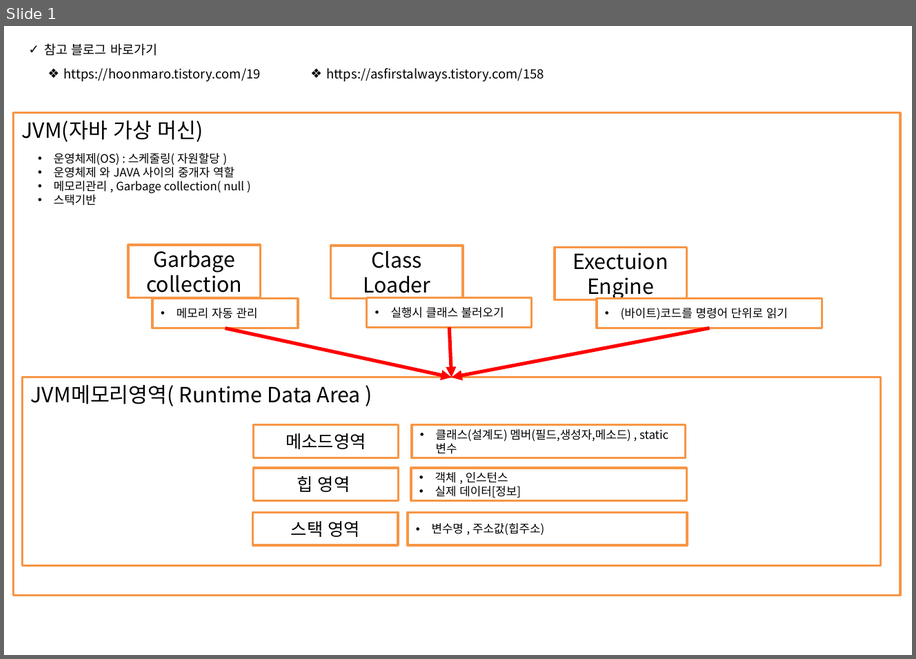
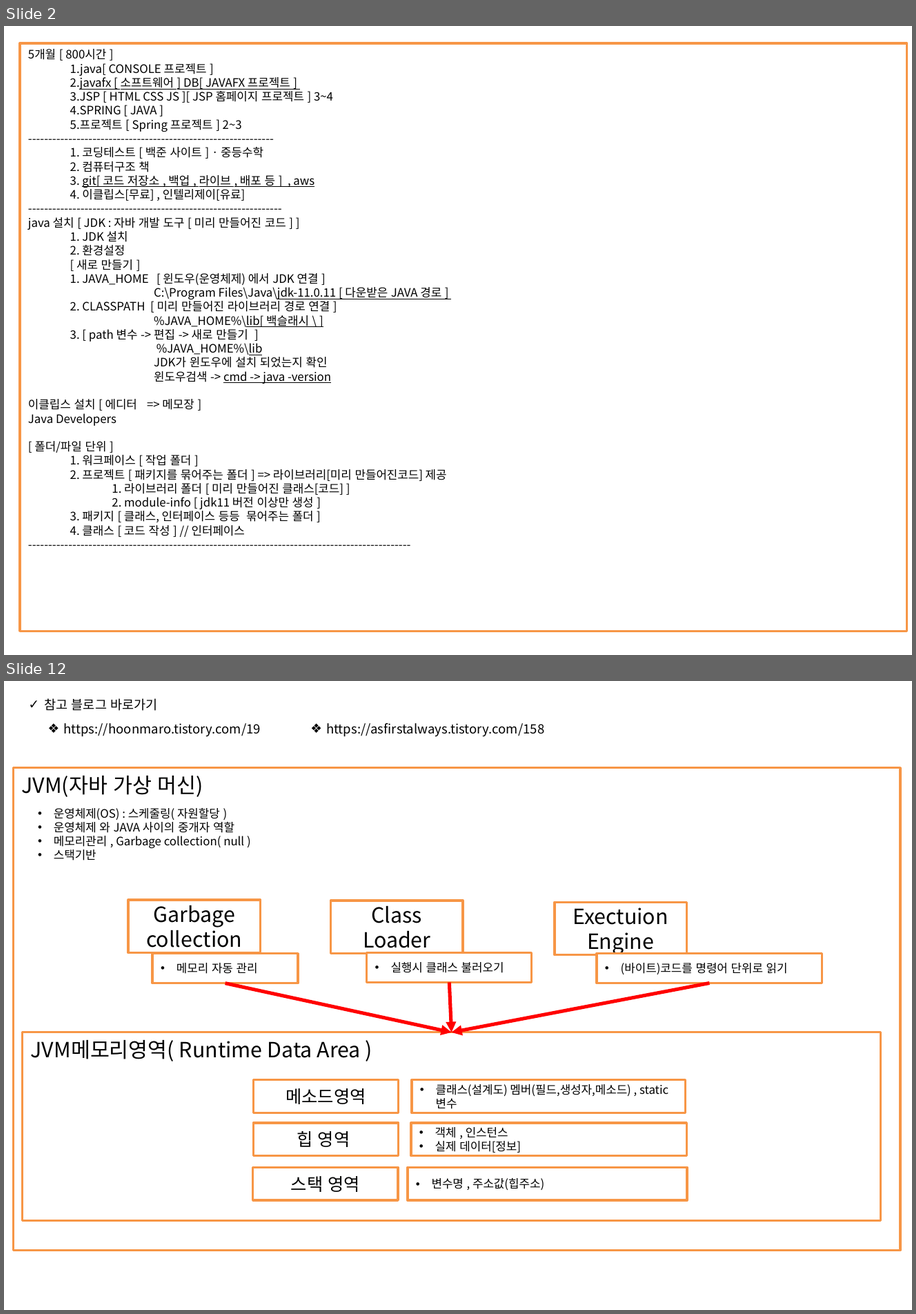
Before and after one commit to kth0027/ezen_kth, a slide deck: Study_Revise/JAVA-PPT/JAVA정리.pptx. Shown one above the other, each under a label of ours: slide 1 before the commit, slides 2 and 12 after it; the slides between them are not shown. The pictures are 916x659 and 916x1314 pixels, drawn with LibreOffice and Linux fonts; fonts in the diff are those of the drawing. Boxes give left, top, right and bottom in pixels: in the first picture for what was removed or moved away, otherwise in the second. Text is boxed around its words. In the diff, an @@ line names an element or a change of style, - is before the commit and + after.

```diff
--- a/Study_Revise/JAVA-PPT/JAVA정리.pptx
+++ b/Study_Revise/JAVA-PPT/JAVA정리.pptx
@@ slide 2 added at bbox=[4, 26, 912, 655], background #FFFFFF @@
@@ rectangle added at bbox=[20, 44, 907, 631], outline #F79646 2 pt, 10 pt, text #000000 @@
+5개월 [ 800시간 ]
+  1.java[ CONSOLE 프로젝트 ]
+  2.javafx [ 소프트웨어 ] DB[ JAVAFX 프로젝트 ]
+  3.JSP [ HTML CSS JS ][ JSP 홈페이지 프로젝트 ] 3~4
+  4.SPRING [ JAVA ]
+  5.프로젝트 [ Spring 프로젝트 ] 2~3
+-------------------------------------------------------------
+  1. 코딩테스트 [ 백준 사이트 ] · 중등수학
+  2. 컴퓨터구조 책
+  3. git[ 코드 저장소 , 백업 , 라이브 , 배포 등 ] , aws
+  4. 이클립스[무료] , 인텔리제이[유료]
+---------------------------------------------------------------
+java 설치 [ JDK : 자바 개발 도구 [ 미리 만들어진 코드 ] ]
+  1. JDK 설치
+  2. 환경설정
+  [ 새로 만들기 ]
+  1. JAVA_HOME [ 윈도우(운영체제) 에서 JDK 연결 ]
+  C:\Program Files\Java\jdk-11.0.11 [ 다운받은 JAVA 경로 ]
+  2. CLASSPATH [ 미리 만들어진 라이브러리 경로 연결 ]
+  %JAVA_HOME%\lib[ 백슬래시 \ ]
+  3. [ path 변수 -> 편집 -> 새로 만들기 ]
+  %JAVA_HOME%\lib
+  JDK가 윈도우에 설치 되었는지 확인
+  윈도우검색 -> cmd -> java -version
+이클립스 설치 [ 에디터 => 메모장 ]
+Java Developers
+[ 폴더/파일 단위 ]
+  1. 워크페이스 [ 작업 폴더 ]
+  2. 프로젝트 [ 패키지를 묶어주는 폴더 ] => 라이브러리[미리 만들어진코드] 제공
+    1. 라이브러리 폴더 [ 미리 만들어진 클래스[코드] ]
+    2. module-info [ jdk11 버전 이상만 생성 ]
+  3. 패키지 [ 클래스, 인터페이스 등등 묶어주는 폴더 ]
+  4. 클래스 [ 코드 작성 ] // 인터페이스
+-----------------------------------------------------------------------------------------------
@@ what was slide 1 is now slide 12 @@
```
Also in this commit, not shown: 3 slides changed, 27 other slides added, 9 other files.
